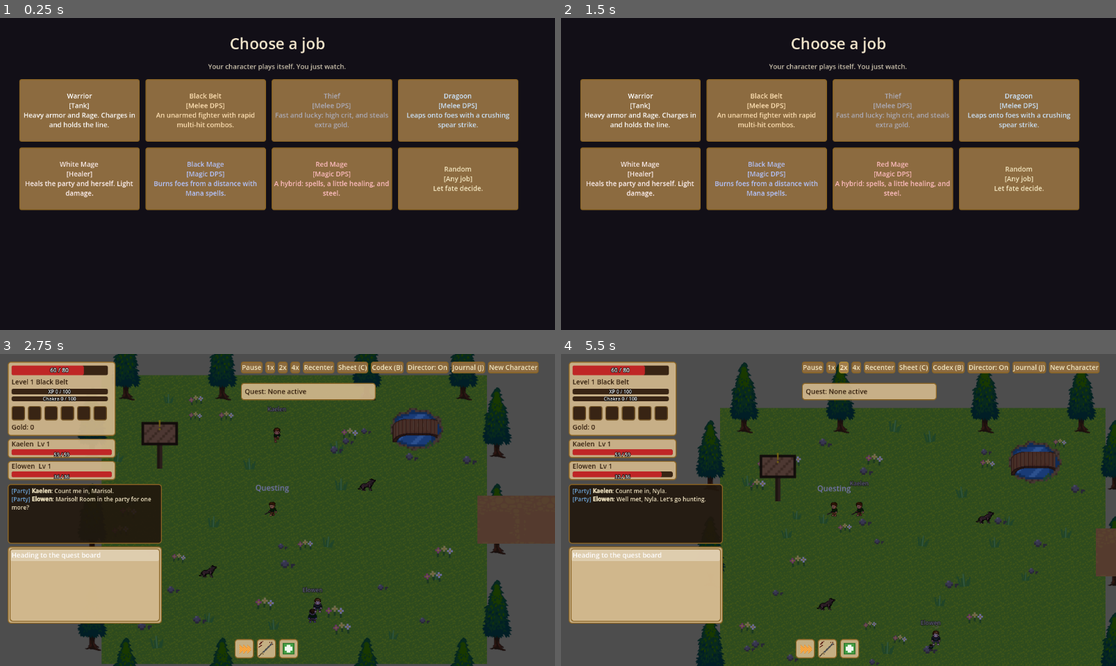
Above: before the commit, frames 1-4 (two rows, left to right).
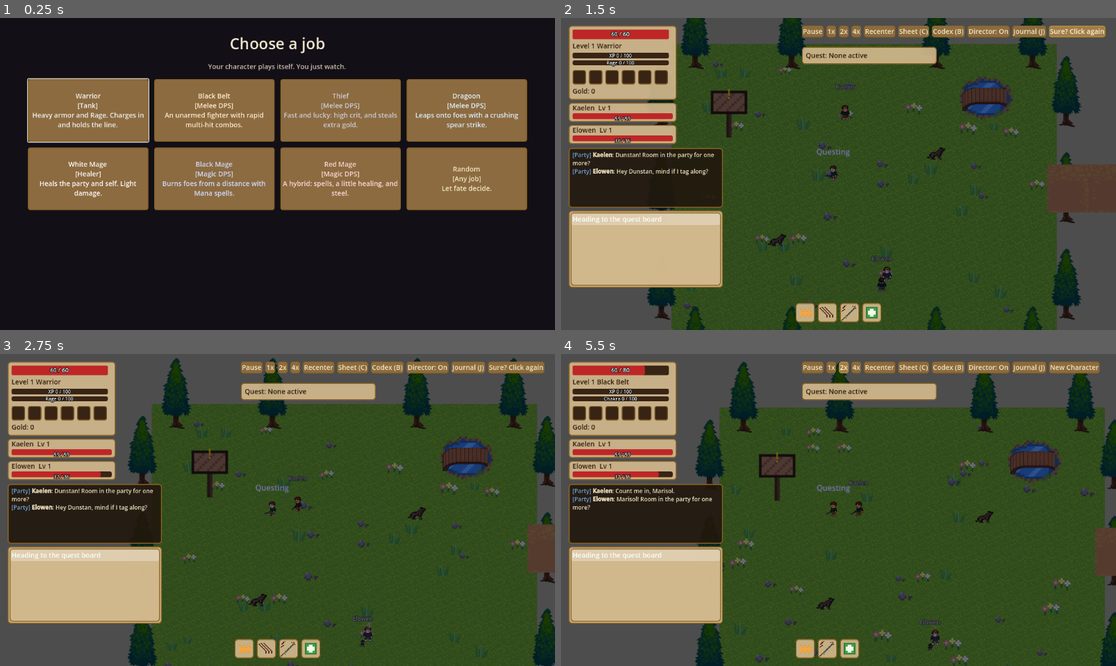
Above: after the commit, the same moments.

Repository: HexaLoid/ai-world-spectator
Game: Godot game, scene res://scenes/Main.tscn
The game is run twice, just before and just after one commit, with the same random seed, the same clock (stepped at 60 frames per second) and the same inputs.
Inputs (mouse positions are in pixels of both pictures, inside the frame that each line leads up to):
- Up to frame 1 (0.25 s): no input
- Up to frame 2 (1.5 s): click "Warrior [Tank] Heavy armor an…" at 0.5 s; click "New Character" at 1.25 s
- Up to frame 3 (2.75 s): click (205, 447) at 2 s, where only the run before the commit has a clickable "Black Belt [Melee DPS] An una…"
- Up to frame 4 (5.5 s): click (1071, 366) at 2.75 s, where only the run before the commit has a clickable "New Character"; click "Black Belt [Melee DPS] An una…" at 3.5 s; click "1x" at 4.25 s; click "2x" at 5 s

The runs differ from the first frame. In frame 1, 8.2% of the frame differs, in the area x 3-95%, y 19-62%; in frame 2, 97%, in the area x 0-100%, y 0-100%; in frame 3, 27%; in frame 4, 3.2%.

Commit message:
Fix review findings: reset run on select, combo log, select screen polish, New Character guard
Co-Authored-By: Claude Sonnet 5 <noreply@anthropic.com>

Diff:
--- a/scripts/entities/character.gd
+++ b/scripts/entities/character.gd
@@ -645,13 +645,21 @@
 		any_crit = any_crit or bool(roll["is_crit"])
 	var crit_suffix := " (Critical!)" if any_crit else ""
 	if count == 1:
+		# Logged before the hit lands so a killing blow reads "hit ... Defeated ...".
 		GameState.log_event("%s hits %s for %d!%s" % [def.get("name", "An ability"), hostile.enemy_name, total, crit_suffix])
+		hostile.take_damage(int(rolls[0]["damage"]), self, bool(rolls[0]["is_crit"]))
 	else:
-		GameState.log_event("%s hits %s %d times for %d!%s" % [def.get("name", "An ability"), hostile.enemy_name, count, total, crit_suffix])
-	for roll in rolls:
-		if not is_instance_valid(hostile) or hostile.is_dead:
-			break
-		hostile.take_damage(int(roll["damage"]), self, bool(roll["is_crit"]))
+		# A combo logs what actually landed (a hit that kills stops the rest).
+		var enemy_name: String = hostile.enemy_name
+		var landed := 0
+		var landed_damage := 0
+		for roll in rolls:
+			if not is_instance_valid(hostile) or hostile.is_dead:
+				break
+			hostile.take_damage(int(roll["damage"]), self, bool(roll["is_crit"]))
+			landed += 1
+			landed_damage += int(roll["damage"])
+		GameState.log_event("%s hits %s %d %s for %d!%s" % [def.get("name", "An ability"), enemy_name, landed, "time" if landed == 1 else "times", landed_damage, crit_suffix])
 	attack_anim_until_ms = game_time_ms + ATTACK_ANIM_DURATION_MS
 
 ## White Mage's Cure: heals the lowest-HP member among the character and its
@@ -680,7 +688,7 @@
 	_start_cooldown(ability_id, int(def.get("cooldown_ms", 0)))
 	var target = members[index]
 	target.receive_heal(AbilityMath.heal_amount(int(max_hps[index]), float(def.get("heal_percent", 0.0))))
-	var who: String = "herself" if target == self else String(target.player_name)
+	var who: String = character_name if target == self else String(target.player_name)
 	GameState.log_event("%s heals %s" % [def.get("name", "Cure"), who])
 
 ## Restores HP from an ally's heal (see SimulatedPlayer's healer role).
--- a/scripts/systems/ability_table.gd
+++ b/scripts/systems/ability_table.gd
@@ -58,7 +58,7 @@
 		"abilities": ["frost_nova", "arcane_bolt", "mana_ward"],
 	},
 	"white_mage": {
-		"name": "White Mage", "role": "healer", "blurb": "Heals the party and herself. Light damage.",
+		"name": "White Mage", "role": "healer", "blurb": "Heals the party and self. Light damage.",
 		"resource_name": "Mana", "resource_color": Color(0.85, 0.85, 1.0, 1.0),
 		"max_resource": 100.0, "resource_regen_per_second": 6.0,
 		"primary_stat": "intellect", "bonus_max_hp": 10, "bonus_armor": 2,
--- a/scripts/ui/character_select.gd
+++ b/scripts/ui/character_select.gd
@@ -38,6 +38,7 @@
 
 	var grid := GridContainer.new()
 	grid.columns = 4
+	grid.size_flags_horizontal = Control.SIZE_SHRINK_CENTER
 	grid.add_theme_constant_override("h_separation", 12)
 	grid.add_theme_constant_override("v_separation", 12)
 	grid.size_flags_vertical = Control.SIZE_EXPAND_FILL
@@ -45,6 +46,8 @@
 	for job_id in AbilityTable.job_ids():
 		grid.add_child(_make_card(job_id))
 	grid.add_child(_make_random_card())
+	# Keyboard users can pick with the arrow keys and Enter.
+	grid.get_child(0).call_deferred("grab_focus")
 
 func _make_card(job_id: String) -> Button:
 	var def: Dictionary = AbilityTable.CLASSES[job_id]
@@ -53,7 +56,7 @@
 	button.text = "%s\n[%s]\n%s" % [def["name"], ROLE_LABELS.get(def["role"], def["role"]), def["blurb"]]
 	button.autowrap_mode = TextServer.AUTOWRAP_WORD_SMART
 	var tint: Color = def["sprite_tint"]
-	button.add_theme_color_override("font_color", tint.lightened(0.35))
+	button.add_theme_color_override("font_color", tint.lightened(0.6))
 	button.add_theme_color_override("font_hover_color", Color(1, 1, 1, 1))
 	button.pressed.connect(_start.bind(job_id))
 	return button
@@ -67,6 +70,7 @@
 	return button
 
 func _start(job_id: String) -> void:
+	GameState.reset_run()
 	GameState.selected_job = job_id
 	GameState.job_chosen = true
 	get_tree().change_scene_to_file(MAIN_SCENE)
--- a/scripts/ui/speed_control.gd
+++ b/scripts/ui/speed_control.gd
@@ -30,7 +30,17 @@
 	add_child(journal_button)
 	var new_button := Button.new()
 	new_button.text = "New Character"
+	# Two clicks (the first arms it for 3 seconds) so a misclick cannot end the run.
+	var armed := [false]
 	new_button.pressed.connect(func():
+		if not armed[0]:
+			armed[0] = true
+			new_button.text = "Sure? Click again"
+			get_tree().create_timer(3.0, true, false, true).timeout.connect(func():
+				armed[0] = false
+				if is_instance_valid(new_button):
+					new_button.text = "New Character")
+			return
 		GameState.reset_run()
 		GameState.job_chosen = false
 		get_tree().change_scene_to_file("res://scenes/CharacterSelect.tscn")
